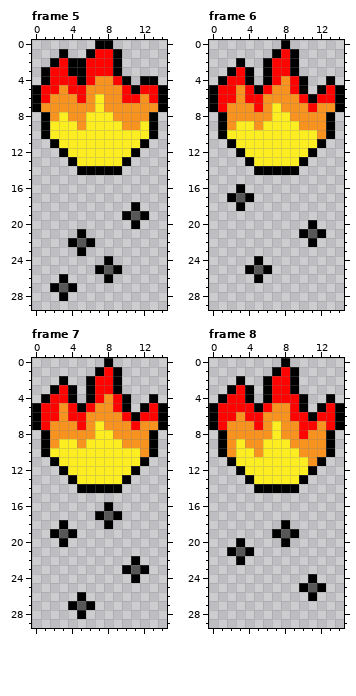
Two versions of one animated GIF sprite, src/components/interactives/generator/Fire.gif. That is the earlier state.
The file is 150x300 pixels, drawn in blocks of 10x10; one block is one cell here. Shown: frame 5, frame 6, frame 7, frame 8. The commit also changed other frames, which this record leaves out.
After the commit:
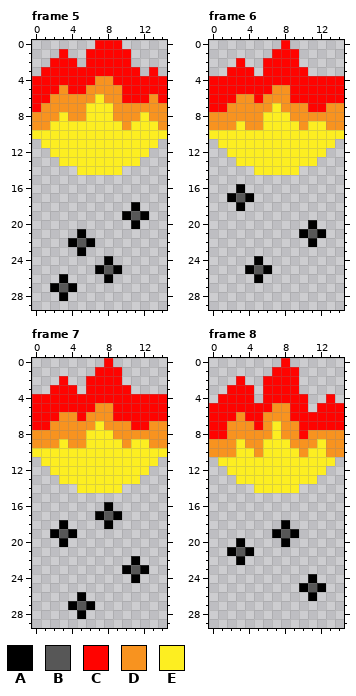
Palette (. is transparent): A #000000  B #575757  C #ff0300  D #f8931f  E #fdee21
Difference:
Frame 5:
The edit adds colour C in row 0 at x 9; in rows 1 to 2 at x 10; in row 3 at x 10 to 11 and 13; in row 4 at x 0, 11 and 14.
Colour A gives way to colour C in row 0 at x 7 to 8; in row 1 at x 3, 6 and 9; in row 2 at x 2, 4 and 9; in row 3 at x 1, 4 to 5 and 9; in row 4 at x 1, 5, 10 and 12 to 13; in row 5 at x 0, 11 and 14.
Colour A gives way to colour C in row 6 at x 0 and 14; in row 7 at x 0.
Colour D gives way to colour C in row 6 at x 12.
The edit adds colour D in rows 8 to 9 at x 0 and 14.
Colour A gives way to colour D in row 7 at x 14; in row 8 at x 1 and 13; in row 9 at x 1.
Colour C gives way to colour D in row 6 at x 5 and 13.
The edit adds colour E in row 10 at x 0 and 14; in row 11 at x 1 and 13; in row 12 at x 2 and 12; in row 13 at x 3 and 11.
Colour A gives way to colour E in row 9 at x 13; in row 10 at x 1 and 13; in row 11 at x 2 and 12; in row 12 at x 3 and 11; in row 13 at x 4 and 10; in row 14 at x 5 to 9.
Colour D gives way to colour E in row 7 at x 6 and 8; in row 8 at x 12; in row 9 at x 5 and 11.
Colour A is gone in row 2 at x 5.
Frame 6:
The edit adds colour C in row 3 at x 10; in row 4 at x 0, 5, 11 to 12 and 14; in row 5 at x 11.
Colour A gives way to colour C in row 0 at x 8; in row 1 at x 7 and 9; in row 2 at x 3, 6 and 9; in row 3 at x 2, 4, 6 and 9; in row 4 at x 1, 4, 6, 10 and 13; in row 5 at x 0, 5, 10, 12 and 14.
Colour A gives way to colour C in row 6 at x 0, 11 and 14; in row 7 at x 0.
Colour D gives way to colour C in row 4 at x 8; in row 5 at x 3; in row 6 at x 9; in row 7 at x 12.
The edit adds colour D in rows 8 to 9 at x 0 and 14.
Colour A gives way to colour D in row 7 at x 14; in rows 8 to 9 at x 1 and 13.
Colour C gives way to colour D in row 6 at x 4; in row 7 at x 5.
Colour E gives way to colour D in row 9 at x 4.
The edit adds colour E in row 10 at x 0 and 14; in row 11 at x 1 and 13; in row 12 at x 2 and 12; in row 13 at x 3 and 11.
Colour A gives way to colour E in row 10 at x 1 and 13; in row 11 at x 2 and 12; in row 12 at x 3 and 11; in row 13 at x 4 and 10; in row 14 at x 5 to 9.
Colour D gives way to colour E in row 8 at x 6; in row 9 at x 11 to 12; in row 10 at x 12.
Frame 7: the same change as frame 6
Frame 8:
The edit adds colour C in row 8 at x 0.
Colour A gives way to colour C in row 0 at x 8; in row 1 at x 7 and 9; in row 2 at x 3, 6 and 9; in row 3 at x 2, 4, 6 and 9; in row 4 at x 1, 4, 6, 10 and 13; in row 5 at x 0, 5, 10, 12 and 14.
Colour A gives way to colour C in row 6 at x 0, 11 and 14; in row 7 at x 0 and 14; in row 8 at x 1.
Colour D gives way to colour C in row 7 at x 12.
The edit adds colour D in row 8 at x 14; in rows 9 to 10 at x 0 and 14.
Colour A gives way to colour D in row 8 at x 13; in rows 9 to 10 at x 1 and 13.
The edit adds colour E in row 11 at x 1 and 13; in row 12 at x 2 and 12; in row 13 at x 3 and 11.
Colour A gives way to colour E in row 11 at x 2 and 12; in row 12 at x 3 and 11; in row 13 at x 4 and 10; in row 14 at x 5 to 9.
Colour D gives way to colour E in row 9 at x 12; in row 10 at x 11 to 12; in row 11 at x 11.
